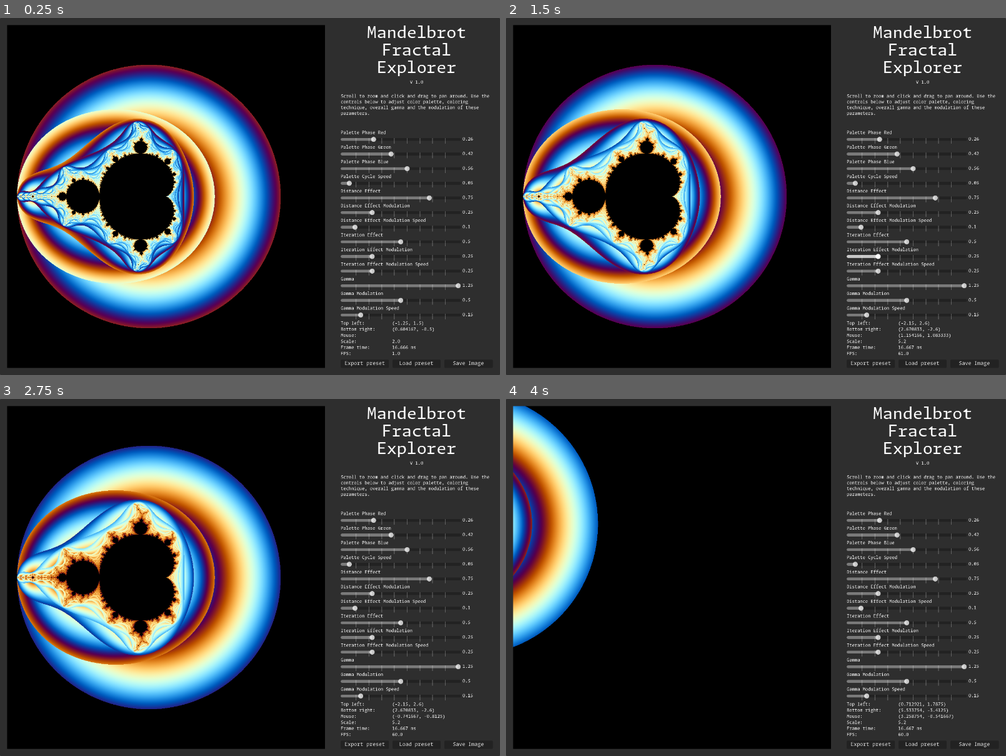
Above: before the commit, frames 1-4 (two rows, left to right).
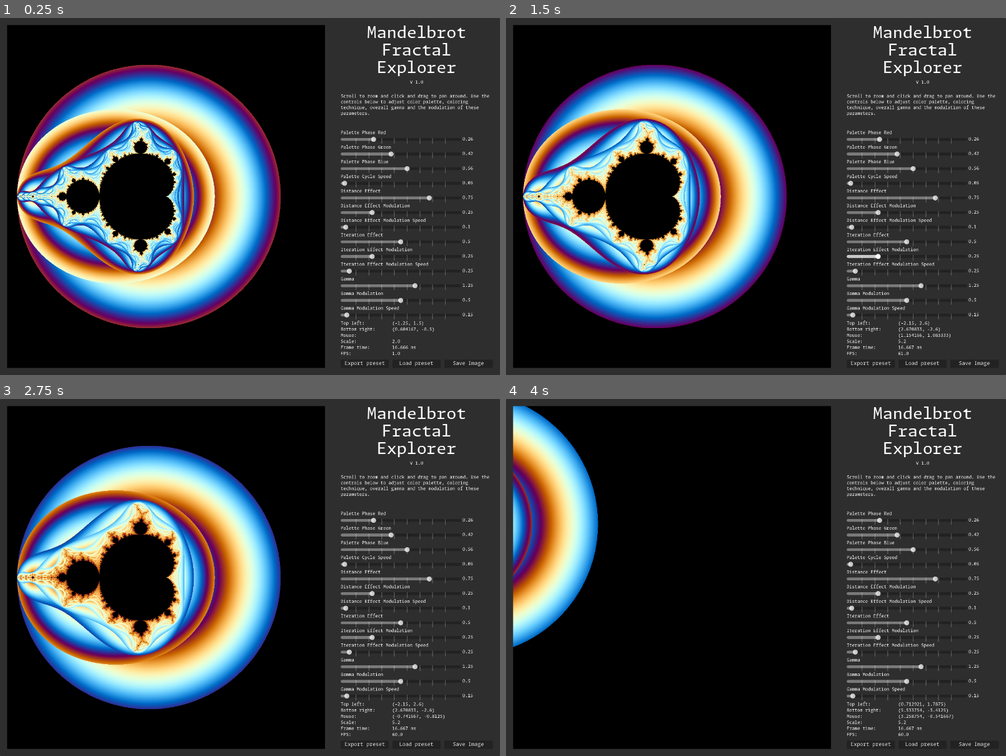
Above: after the commit, the same moments.

Repository: erlingpaulsen/godot-mandelbrot-explorer
Game: Godot game, scene res://components/mandelbrot_explorer.tscn
Two runs of this game, one before a commit and one after it. Both use one fixed random seed, a clock stepped at 60 frames per second and the inputs below.
Inputs (mouse positions are in pixels of both pictures, inside the frame that each line leads up to):
- Up to frame 1 (0.25 s): no input
- Up to frame 2 (1.5 s): move the mouse to (731, 267) at 0.52 s; click (731, 267) at 0.67 s; drag from (906, 250) to (731, 267) at 1.27 s
- Up to frame 3 (2.75 s): move the mouse to (100, 523) at 2.02 s; click (100, 523) at 2.17 s
- Up to frame 4 (4 s): drag from (781, 577) to (606, 523) at 2.77 s; move the mouse to (681, 488) at 3.52 s; click (681, 488) at 3.67 s

The runs differ from the first frame. In frame 1, 0.2% of the frame differs, in the area x 68-93%, y 45-84%; in frame 2, 0.2%; in frame 3, 0.2%; in frame 4, 0.2%.

Commit message:
Update to Godot 4.4

Diff:
--- a/components/mandelbrot.gd
+++ b/components/mandelbrot.gd
@@ -22,6 +22,11 @@
 	SignalBus.parameter_changed.connect(_on_parameter_changed)
 	SignalBus.preset_loaded.connect(_on_preset_loaded)
 	_broadcast_scale_and_position()
+	print_debug('Preset loaded and Mandelbrot initialized')
+	print_debug('Preset data: ', preset_data)
+	print_debug('Shader: ', material.shader)
+	print_debug('Shader mode: ', material.shader.get_mode())
+	#print_debug('Shader uniforms: ', material.shader.get_shader_uniform_list())
 
 
 # Called every frame. 'delta' is the elapsed time since the previous frame.
@@ -88,11 +93,13 @@
 func _on_parameter_ready(parameter_control: ParameterControl) -> void:
 	parameter_control.parameter_data = preset_data[parameter_control.parameter_data.key]
 	parameter_control.set_parameter_value(parameter_control.parameter_data.default)
+	print_debug('Parameter ready ', parameter_control.parameter_data.key)
 
 
 func _on_parameter_changed(parameter_key: String, new_value: float) -> void:
 	material.set_shader_parameter(parameter_key, new_value)
 	preset_data[parameter_key].default = new_value
+	print_debug('Shader uniform ', parameter_key, ' set to ', new_value)
 
 
 func _on_preset_loaded(preset: PresetData) -> void:
--- a/components/mandelbrot_explorer.tscn
+++ b/components/mandelbrot_explorer.tscn
@@ -197,7 +197,6 @@
 initial_position = 1
 size = Vector2i(600, 400)
 theme = SubResource("Theme_q6kqy")
-ok_button_text = "Save"
 access = 2
 filters = PackedStringArray("*.tres")
 script = ExtResource("19_lqy7i")
--- a/components/parameter_control.gd
+++ b/components/parameter_control.gd
@@ -15,19 +15,20 @@
 	slider.step = parameter_data.step
 	SignalBus.preset_loaded.connect(_on_preset_loaded)
 	SignalBus.parameter_ready.emit(self)
+	print_debug('Parameter control ready. min: ', parameter_data.value_range[0], ' max: ', parameter_data.value_range[1], ' step: ', parameter_data.step, ' default: ', parameter_data.default)
 
 
-func set_parameter_value(new_value: float) -> void:
-	#print_debug('Parameter ', parameter_data.key, ' set to ', new_value)
-	slider.value = new_value
+func set_parameter_value(new_value: float, override_slider=true) -> void:
+	if override_slider:
+		slider.value = new_value
 	value_label.text = String.num(new_value, 2)
-	SignalBus.parameter_changed.emit(parameter_data.key, slider.value)
+	SignalBus.parameter_changed.emit(parameter_data.key, new_value)
+	print_debug('Parameter ', parameter_data.key, ' set to ', new_value)
 
 
 func _on_h_slider_value_changed(value: float) -> void:
-	parameter_data.default = value
-	value_label.text = String.num(value, 2)
-	SignalBus.parameter_changed.emit(parameter_data.key, value)
+	print_debug(parameter_data.key, ': Value changed')
+	set_parameter_value(value, false)
 
 
 func _on_preset_loaded(preset: PresetData) -> void:
--- a/data/parameter_distance_effect.tres
+++ b/data/parameter_distance_effect.tres
@@ -6,6 +6,6 @@
 script = ExtResource("1_3v38o")
 name = "Distance Effect"
 key = "distance_effect"
-range = Vector2(0, 1)
+value_range = Vector2(0, 1)
 step = 0.01
 default = 0.75
--- a/data/parameter_distance_effect_mod.tres
+++ b/data/parameter_distance_effect_mod.tres
@@ -6,6 +6,6 @@
 script = ExtResource("1_0okw2")
 name = "Distance Effect Modulation"
 key = "distance_effect_mod"
-range = Vector2(0, 1)
+value_range = Vector2(0, 1)
 step = 0.01
 default = 0.25
--- a/data/parameter_distance_effect_mod_speed.tres
+++ b/data/parameter_distance_effect_mod_speed.tres
@@ -6,6 +6,6 @@
 script = ExtResource("1_u7qnc")
 name = "Distance Effect Modulation Speed"
 key = "distance_effect_mod_speed"
-range = Vector2(0, 5)
+value_range = Vector2(0, 5)
 step = 0.01
 default = 0.1
--- a/data/parameter_gamma.tres
+++ b/data/parameter_gamma.tres
@@ -6,6 +6,6 @@
 script = ExtResource("1_gcx8b")
 name = "Gamma"
 key = "gamma"
-range = Vector2(0, 2)
+value_range = Vector2(0, 2)
 step = 0.01
 default = 1.25
--- a/data/parameter_gamma_mod.tres
+++ b/data/parameter_gamma_mod.tres
@@ -6,6 +6,6 @@
 script = ExtResource("1_vm46j")
 name = "Gamma Modulation"
 key = "gamma_mod"
-range = Vector2(0, 1)
+value_range = Vector2(0, 1)
 step = 0.01
 default = 0.5
--- a/data/parameter_gamma_mod_speed.tres
+++ b/data/parameter_gamma_mod_speed.tres
@@ -6,6 +6,6 @@
 script = ExtResource("1_qax37")
 name = "Gamma Modulation Speed"
 key = "gamma_mod_speed"
-range = Vector2(0, 5)
+value_range = Vector2(0, 5)
 step = 0.01
 default = 0.15
--- a/data/parameter_iteration_effect.tres
+++ b/data/parameter_iteration_effect.tres
@@ -6,6 +6,6 @@
 script = ExtResource("1_lq5vk")
 name = "Iteration Effect"
 key = "iteration_effect"
-range = Vector2(0, 1)
+value_range = Vector2(0, 1)
 step = 0.01
 default = 0.5
--- a/data/parameter_iteration_effect_mod.tres
+++ b/data/parameter_iteration_effect_mod.tres
@@ -6,6 +6,6 @@
 script = ExtResource("1_o6auy")
 name = "Iteration Effect Modulation"
 key = "iteration_effect_mod"
-range = Vector2(0, 1)
+value_range = Vector2(0, 1)
 step = 0.01
 default = 0.25
--- a/data/parameter_iteration_effect_mod_speed.tres
+++ b/data/parameter_iteration_effect_mod_speed.tres
@@ -6,6 +6,6 @@
 script = ExtResource("1_0gi24")
 name = "Iteration Effect Modulation Speed"
 key = "iteration_effect_mod_speed"
-range = Vector2(0, 5)
+value_range = Vector2(0, 5)
 step = 0.01
 default = 0.25
--- a/data/parameter_palette_cycle_speed.tres
+++ b/data/parameter_palette_cycle_speed.tres
@@ -6,6 +6,6 @@
 script = ExtResource("1_q785g")
 name = "Palette Cycle Speed"
 key = "palette_cycle_speed"
-range = Vector2(0, 5)
+value_range = Vector2(0, 5)
 step = 0.01
 default = 0.05
--- a/data/parameter_palette_phase_b.tres
+++ b/data/parameter_palette_phase_b.tres
@@ -6,6 +6,6 @@
 script = ExtResource("1_pukxj")
 name = "Palette Phase Blue"
 key = "palette_phase_b"
-range = Vector2(0, 1)
+value_range = Vector2(0, 1)
 step = 0.001
 default = 0.557
--- a/data/parameter_palette_phase_g.tres
+++ b/data/parameter_palette_phase_g.tres
@@ -6,6 +6,6 @@
 script = ExtResource("1_186b4")
 name = "Palette Phase Green"
 key = "palette_phase_g"
-range = Vector2(0, 1)
+value_range = Vector2(0, 1)
 step = 0.001
 default = 0.416
--- a/data/parameter_palette_phase_r.tres
+++ b/data/parameter_palette_phase_r.tres
@@ -6,6 +6,6 @@
 script = ExtResource("1_x8v6y")
 name = "Palette Phase Red"
 key = "palette_phase_r"
-range = Vector2(0, 1)
+value_range = Vector2(0, 1)
 step = 0.001
 default = 0.263
--- a/project.godot
+++ b/project.godot
@@ -12,13 +12,13 @@
 
 config/name="godot-mandelbrot-explorer"
 run/main_scene="res://components/mandelbrot_explorer.tscn"
-config/features=PackedStringArray("4.3", "Forward Plus")
+config/features=PackedStringArray("4.4", "Forward Plus")
 config/icon="res://icon.svg"
 
 [autoload]
 
+SignalBus="*res://components/signal_bus.gd"
 DynamicUI="*res://components/dynamic_ui.gd"
-SignalBus="*res://components/signal_bus.gd"
 
 [display]
 
@@ -37,3 +37,9 @@
 [gui]
 
 theme/custom_font="res://font/MonaspaceArgon-Regular.otf"
+
+[rendering]
+
+renderer/rendering_method="gl_compatibility"
+renderer/rendering_method.mobile="gl_compatibility"
+textures/vram_compression/import_etc2_astc=true
Not shown, added: components/dynamic_ui.gd.uid
Not shown, added: components/file_dialog.gd.uid
Not shown, added: components/mandelbrot.gd.uid
Not shown, added: components/mandelbrot.gdshader.uid
Not shown: 1 places in components/mandelbrot.tscn that only renumber resources
Not shown, added: components/mandelbrot_explorer.gd.uid
Not shown: 2 places in components/mandelbrot_explorer.tscn that only renumber resources
Not shown, added: components/parameter_control.gd.uid
Not shown, added: components/parameter_data.gd.uid
Not shown, added: components/preset_data.gd.uid
Not shown, added: components/runtime_container.gd.uid
Not shown, added: components/signal_bus.gd.uid
(and 14 more such lines)
